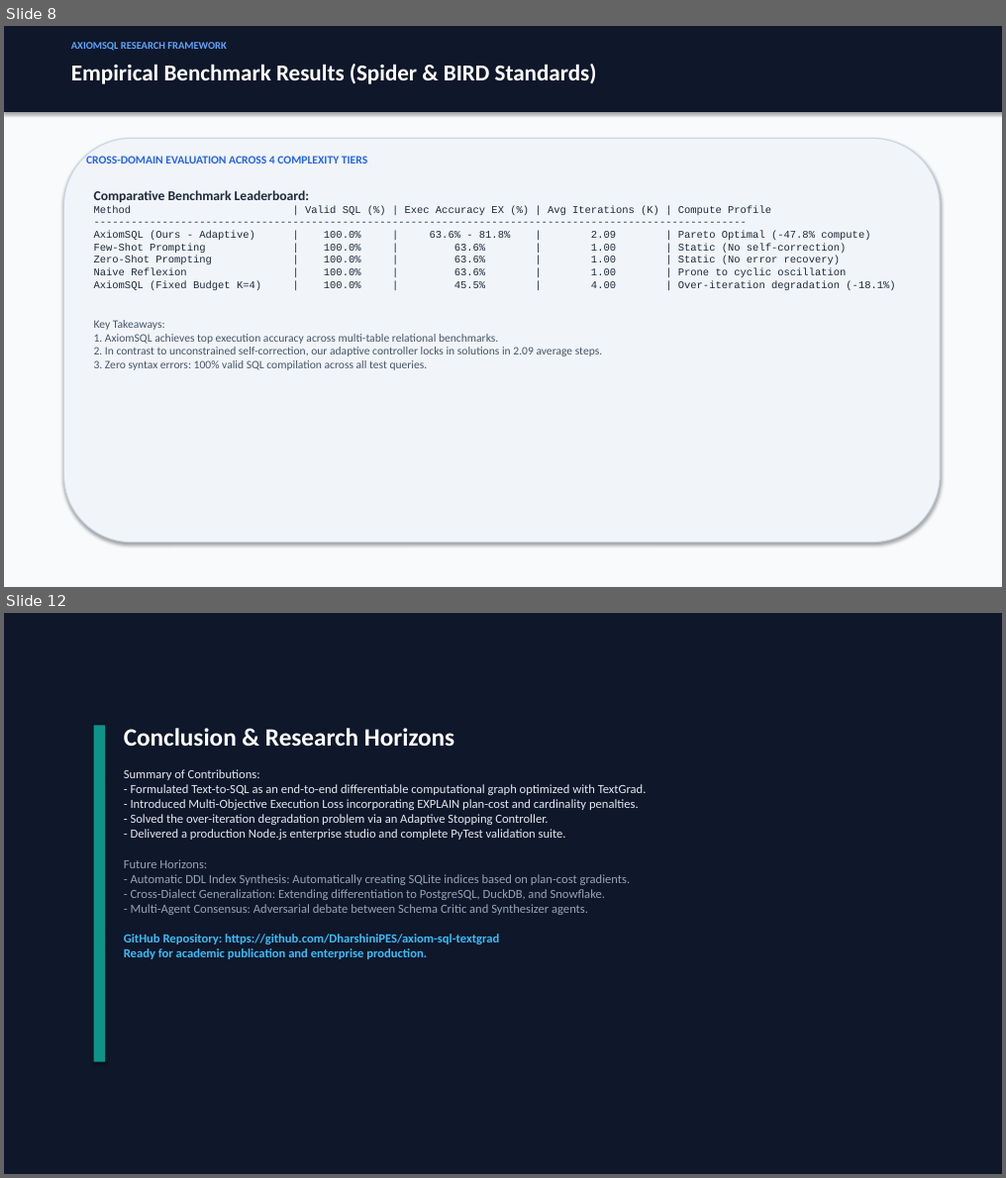
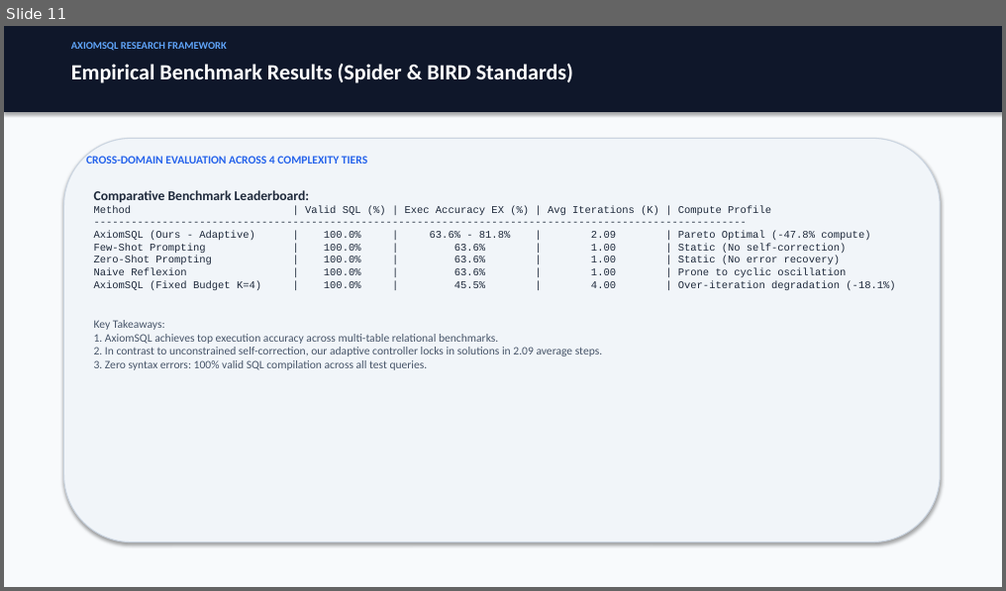
Before and after one commit to DharshiniPES/axiom-sql-textgrad, a slide deck: presentation/AxiomSQL_Presentation.pptx. Shown one above the other, each under a label of ours: slides 8 and 12 before the commit, slide 11 after it; the slides between them are not shown. The pictures are 1006x1178 and 1006x591 pixels, drawn with LibreOffice and Linux fonts; fonts in the diff are those of the drawing. Boxes give left, top, right and bottom in pixels: in the first picture for what was removed or moved away, otherwise in the second. Text is boxed around its words. In the diff, an @@ line names an element or a change of style, - is before the commit and + after.

Commit message:
feat(novelty): add adversarial perturbation, ast divergence, lr annealing, and new 14-slide ppt

```diff
--- a/presentation/AxiomSQL_Presentation.pptx
+++ b/presentation/AxiomSQL_Presentation.pptx
@@ slide 12 removed at [4,613,1002,1174], background #0F172A @@
@@ rectangle removed at [94,725,105,1062] @@
@@ text removed at [124,728,647,959] @@
-Conclusion & Research Horizons
-Summary of Contributions:
-- Formulated Text-to-SQL as an end-to-end differentiable computational graph optimized with TextGrad.
-- Introduced Multi-Objective Execution Loss incorporating EXPLAIN plan-cost and cardinality penalties.
-- Solved the over-iteration degradation problem via an Adaptive Stopping Controller.
-- Delivered a production Node.js enterprise studio and complete PyTest validation suite.
-Future Horizons:
-- Automatic DDL Index Synthesis: Automatically creating SQLite indices based on plan-cost gradients.
-- Cross-Dialect Generalization: Extending differentiation to PostgreSQL, DuckDB, and Snowflake.
-- Multi-Agent Consensus: Adversarial debate between Schema Critic and Synthesizer agents.
-GitHub Repository: https://github.com/DharshiniPES/axiom-sql-textgrad
-Ready for academic publication and enterprise production.
@@ what was slide 8 is now slide 11 @@
@@ slide 11 changed as well @@
@@ text "Empirical Benchmark Results (Spider & ..." at [71,64,573,83]: size 22 to 21 pt @@
```
Also in this commit, not shown: 8 other slides changed, 5 slides added, 2 other slides removed, 17 other files.
